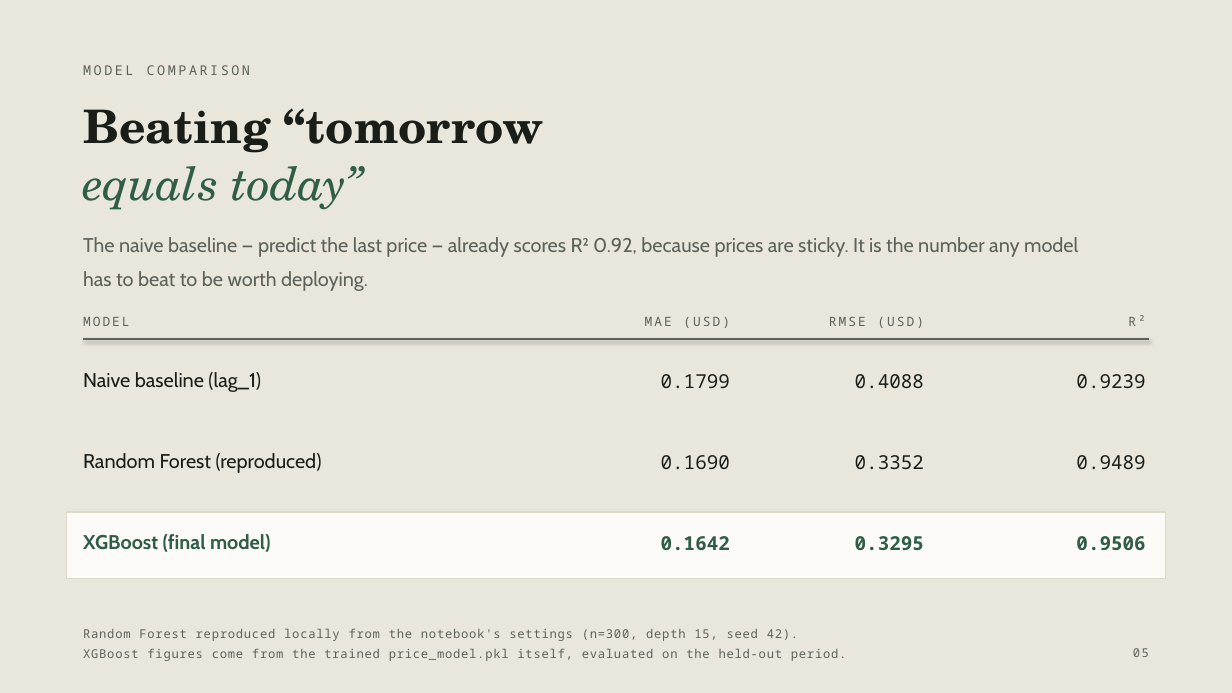
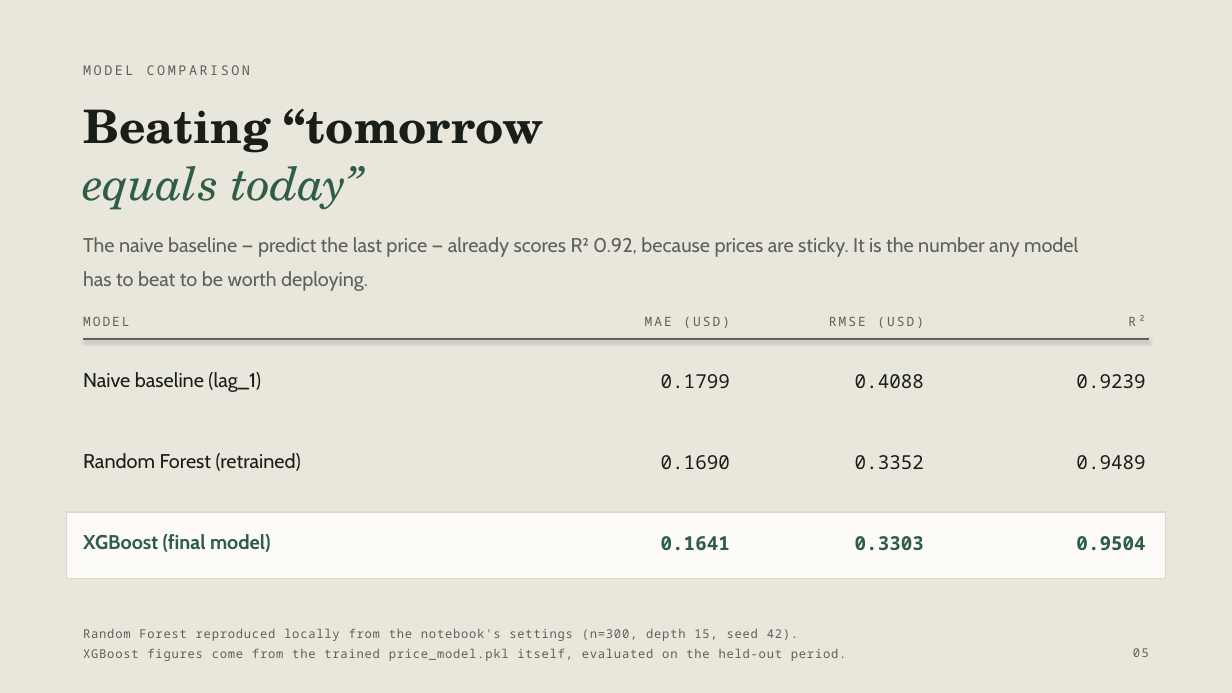
Before and after one commit to vaungsophal/food-price-prediction, a slide deck: slide 6 of reports/Cambodia_Food_Price_Forecast.pptx. Drawn at 1232x693 pixels with LibreOffice and Linux fonts; fonts in the diff are those of the drawing. Boxes give left, top, right and bottom in pixels: in the first picture for what was removed or moved away, otherwise in the second. Text is boxed around its words. In the diff, an @@ line names an element or a change of style, - is before the commit and + after.

```diff
--- a/reports/Cambodia_Food_Price_Forecast.pptx
+++ b/reports/Cambodia_Food_Price_Forecast.pptx
@@ text at [83,453,301,471]: text changed @@
-Random Forest (reproduced)
+Random Forest (retrained)
@@ text at [661,536,730,550]: text changed @@
-0.1642
+0.1641
@@ text at [855,536,924,550]: text changed @@
-0.3295
+0.3303
@@ text at [1076,536,1145,550]: text changed @@
-0.9506
+0.9504
```
Also in this commit, not shown: 4 other slides changed, 5 slides added, 8 slides removed, 3 other files.
